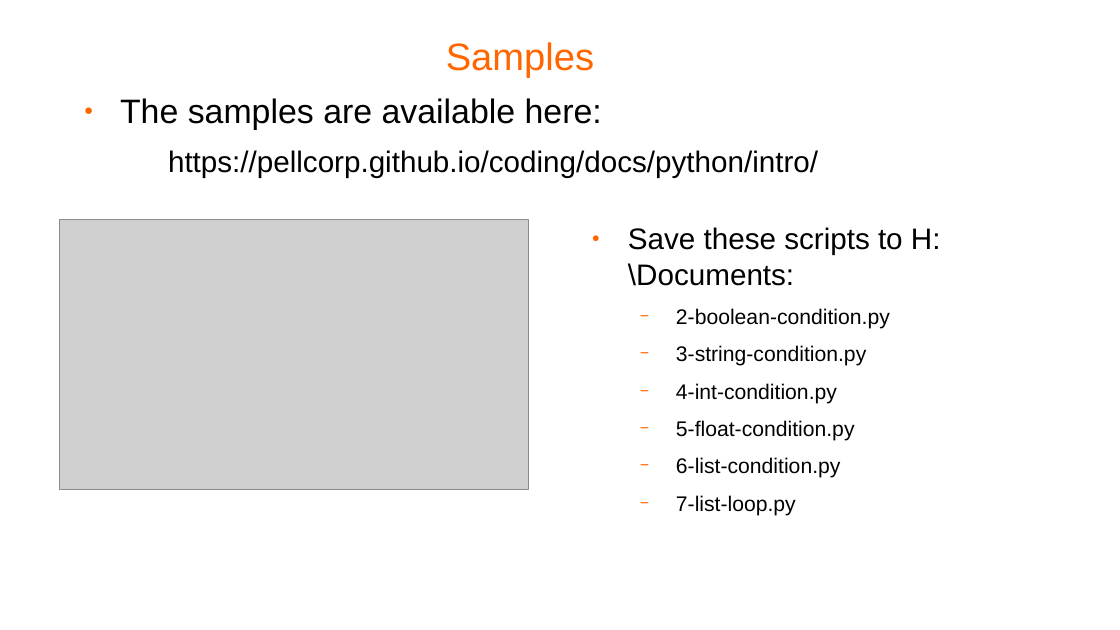
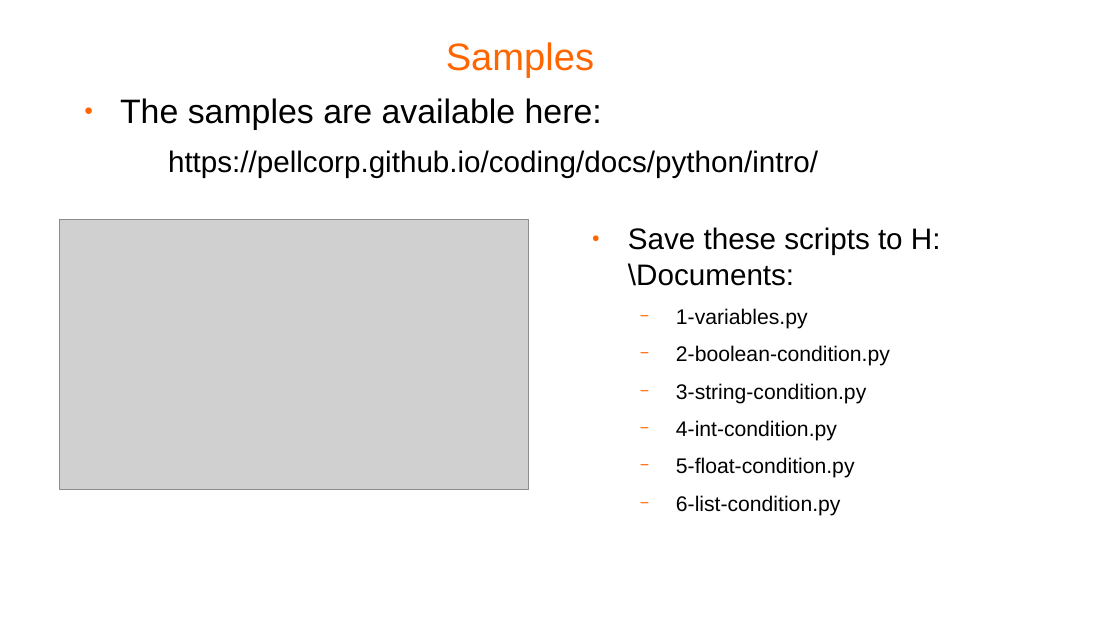
Before and after one commit to pellcorp/coding, a slide deck: slide 11 of docs/python-coding.odp. Drawn at 1120x630 pixels with LibreOffice and Linux fonts; fonts in the diff are those of the drawing; grey boxes stand for pictures; background and template pictures are left out. Boxes give left, top, right and bottom in pixels: in the first picture for what was removed or moved away, otherwise in the second. Text is boxed around its words. In the diff, an @@ line names an element or a change of style, - is before the commit and + after.

Commit message:
extend the variables sample

```diff
--- a/docs/python-coding.odp
+++ b/docs/python-coding.odp
@@ text at [676, 308, 808, 329]: paragraph added @@
+  − 1-variables.py
@@ text at [676, 495, 796, 516]: paragraph removed @@
-  − 7-list-loop.py
```
Also in this commit, not shown: 1 other slide changed, 3 other files.
